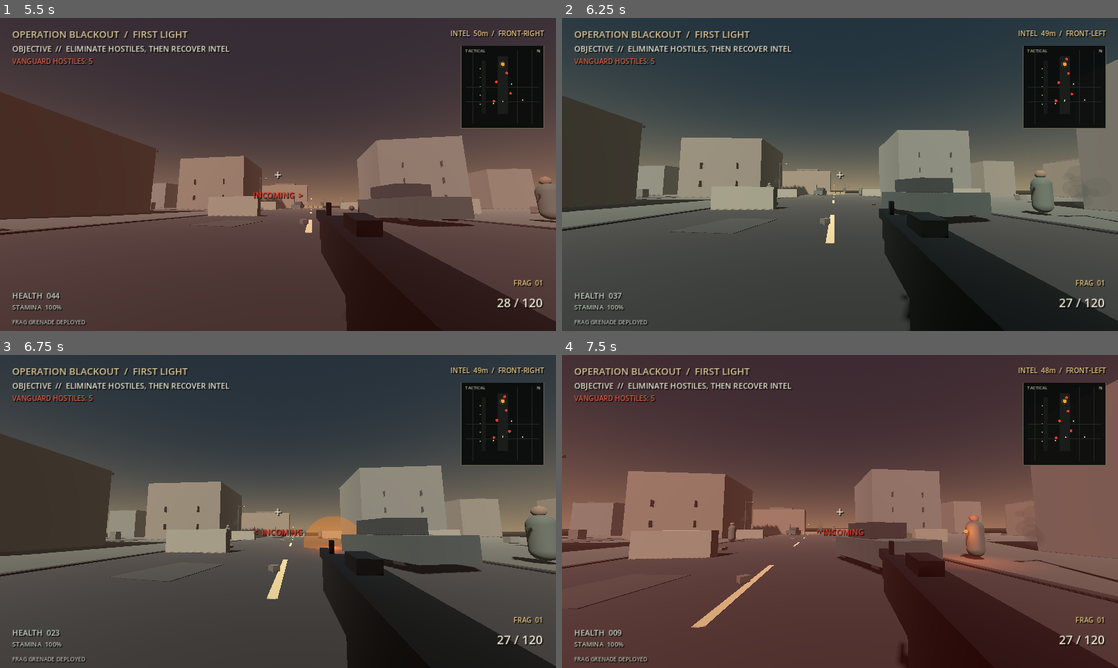
Above: before the commit, frames 1-4 (two rows, left to right).
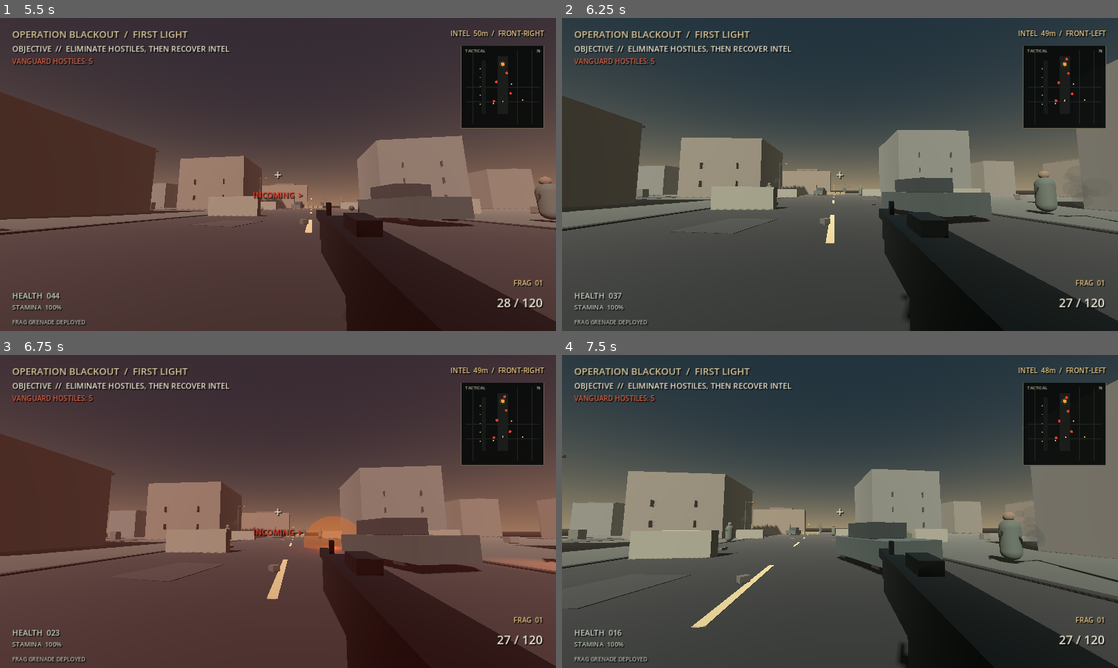
Above: after the commit, the same moments.

Repository: Liladizilla/operation-blackout
Game: Godot game, scene res://scenes/main.tscn
The game is run twice, just before and just after one commit, with the same random seed, the same clock (stepped at 60 frames per second) and the same inputs.
Inputs (mouse positions are in pixels of both pictures, inside the frame that each line leads up to):
- Up to frame 1 (5.5 s): click "DEPLOY / BEGIN OPERATION" at 0.5 s; tap Enter at 1.25, 5.1 s; move the mouse to (305, 174) at 1.27 s; hold W (move_forward) from 1.28 s (still down); tap Ctrl (crouch) at 1.35 s; click (305, 174) at 1.42 s; tap Space (jump) at 1.52, 2.27, 3.77, 4.52, 5.27 s; move the mouse to (250, 174) at 2.02 s; tap F (interact) at 2.1 s; move the mouse to (289, 168) at 2.77 s; tap Z (prone) at 2.85 s; move the mouse to (272, 180) at 3.52 s; tap Shift (sprint) at 3.6 s; click (272, 180) at 3.67 s; move the mouse to (316, 177) at 4.27 s; tap G (throw_grenade) at 4.35 s; move the mouse to (233, 171) at 5.02 s
- Up to frame 2 (6.25 s): keep holding W (move_forward); move the mouse to (845, 174) at 5.77 s; tap Ctrl (crouch) at 5.85 s; click (845, 174) at 5.92 s
- Up to frame 3 (6.75 s): move the mouse to (255, 505) at 6.52 s; release W (move_forward) at 6.53 s; hold D (move_right) from 6.53 s (still down); tap F (interact) at 6.6 s
- Up to frame 4 (7.5 s): tap Space (jump) at 6.77 s; move the mouse to (867, 511) at 7.27 s; release D (move_right) at 7.28 s; hold W (move_forward) from 7.28 s (still down); tap Z (prone) at 7.35 s

Frame 1 is identical in both runs. In frame 2, 0.2% of the frame differs, in the area x 82-92%, y 23-64%; in frame 3, 1.4%; in frame 4, 38%, in the area x 0-100%, y 0-100%.

Commit message:
Make hostiles evade imminent grenades
Track live grenade threats and trigger short, cover-seeking enemy repositioning with dedicated regression coverage.

Diff:
--- a/scripts/enemy.gd
+++ b/scripts/enemy.gd
@@ -150,7 +150,14 @@
         query.exclude = [get_rid()]
         var sight := get_world_3d().direct_space_state.intersect_ray(query)
         var sees_player: bool = distance < 30.0 and (sight.is_empty() or sight.get("collider") == player)
-        if suppression_timer > 0.0:
+        var grenade_threat := _nearest_grenade_threat()
+        if is_instance_valid(grenade_threat):
+            if state != "REPOSITION" or cover_timer <= 0.0:
+                cover_goal = _choose_cover(grenade_threat.global_position)
+                cover_timer = 1.0
+            state = "REPOSITION"
+            suppression_timer = maxf(suppression_timer, 0.35)
+        elif suppression_timer > 0.0:
             state = "REPOSITION"
             last_known_position = player.global_position
             alert_memory_timer = 5.0
@@ -256,6 +263,21 @@
     query.collision_mask = 1
     return space.intersect_ray(query)
 
+func _nearest_grenade_threat() -> Node3D:
+    var nearest: Node3D = null
+    var nearest_distance := 9.0
+    for grenade in get_tree().get_nodes_in_group("active_grenades"):
+        var grenade_node := grenade as Node3D
+        if not is_instance_valid(grenade_node) or bool(grenade_node.get("exploded")):
+            continue
+        if float(grenade_node.get("fuse_timer")) > 1.85:
+            continue
+        var distance := global_position.distance_to(grenade_node.global_position)
+        if distance < nearest_distance:
+            nearest = grenade_node
+            nearest_distance = distance
+    return nearest
+
 func hear_noise(source_position: Vector3, noise_type: String) -> void:
     if health <= 0.0:
         return
--- a/scripts/grenade.gd
+++ b/scripts/grenade.gd
@@ -8,6 +8,7 @@
 var exploded := false
 
 func _ready() -> void:
+    add_to_group("active_grenades")
     collision_layer = 1
     collision_mask = 1
     mass = 0.35
--- /dev/null
+++ b/tests/test_grenade_evasion.gd
@@ -0,0 +1,65 @@
+extends SceneTree
+
+var failed := false
+var passed := 0
+
+func _initialize() -> void:
+    call_deferred("_run_tests")
+
+func _check(condition: bool, message: String) -> void:
+    if condition:
+        passed += 1
+        print("PASS: ", message)
+    else:
+        failed = true
+        push_error("FAIL: " + message)
+
+func _run_tests() -> void:
+    var packed := load("res://scenes/main.tscn") as PackedScene
+    _check(packed != null, "main scene loads for grenade evasion tests")
+    if packed == null:
+        quit(1)
+        return
+
+    var scene := packed.instantiate()
+    root.add_child(scene)
+    current_scene = scene
+    await process_frame
+    if scene.hud.is_briefing_open():
+        scene.hud.dismiss_briefing()
+    await physics_frame
+
+    var enemy: Node = scene.enemies[0]
+    enemy.set_physics_process(false)
+    var grenade := RigidBody3D.new()
+    grenade.set_script(load("res://scripts/grenade.gd"))
+    scene.add_child(grenade)
+    grenade.global_position = enemy.global_position + Vector3(2.0, 0.0, 0.0)
+    grenade.fuse_timer = 1.4
+
+    _check(grenade.is_in_group("active_grenades"), "live grenades register in the active threat group")
+    var threat: Node3D = enemy.call("_nearest_grenade_threat") as Node3D
+    _check(threat == grenade, "hostile detects an armed grenade inside its danger radius")
+
+    enemy.state = "SEARCH"
+    enemy.think_timer = 0.0
+    enemy.cover_timer = 0.0
+    enemy.suppression_timer = 0.0
+    enemy.call("_physics_process", 0.016)
+    _check(enemy.state == "REPOSITION", "hostile switches to evasive movement when a grenade is imminent")
+    _check(enemy.suppression_timer >= 0.35, "grenade threat triggers a brief urgent reaction")
+
+    grenade.fuse_timer = 2.1
+    threat = enemy.call("_nearest_grenade_threat") as Node3D
+    _check(threat == null, "hostile ignores grenades that still have ample fuse time")
+    grenade.fuse_timer = 1.4
+    grenade.global_position = enemy.global_position + Vector3(12.0, 0.0, 0.0)
+    threat = enemy.call("_nearest_grenade_threat") as Node3D
+    _check(threat == null, "hostile ignores grenades outside its danger radius")
+    grenade.global_position = enemy.global_position + Vector3(2.0, 0.0, 0.0)
+    grenade.exploded = true
+    threat = enemy.call("_nearest_grenade_threat") as Node3D
+    _check(threat == null, "already-exploded grenades are not treated as live threats")
+
+    print("GRENADE EVASION RESULT: ", passed, " checks passed; failed=", failed)
+    quit(1 if failed else 0)
Not shown, changed: .github/workflows/godot-smoke-test.yml
